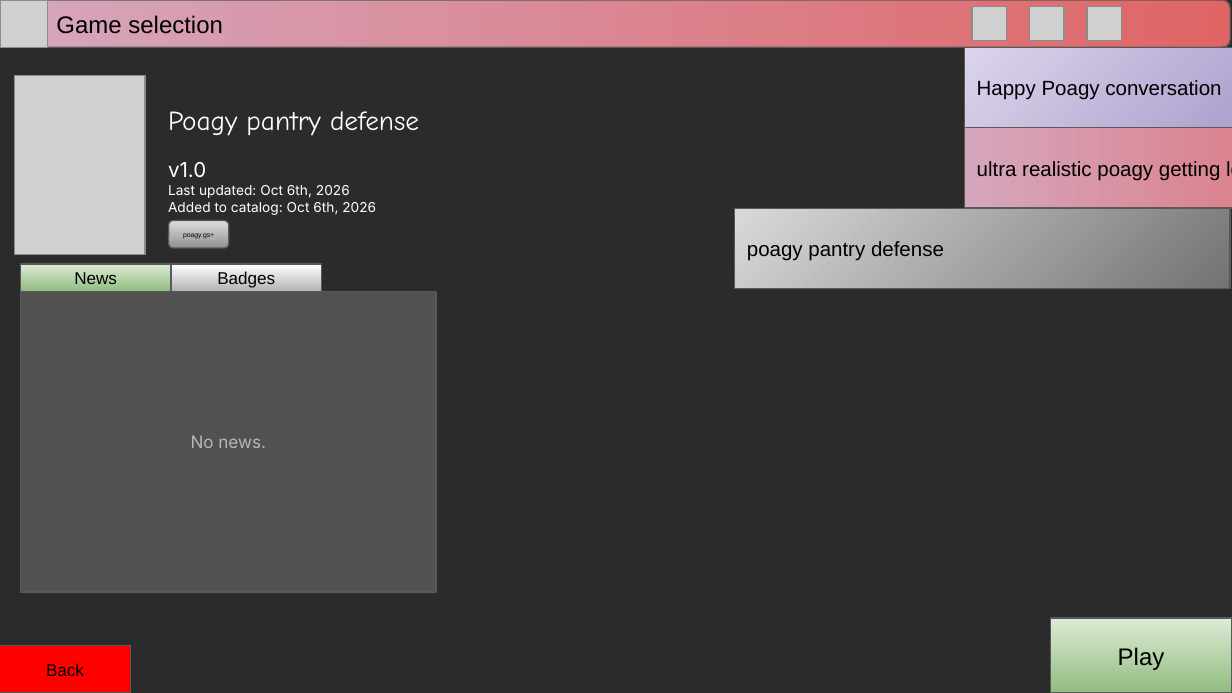
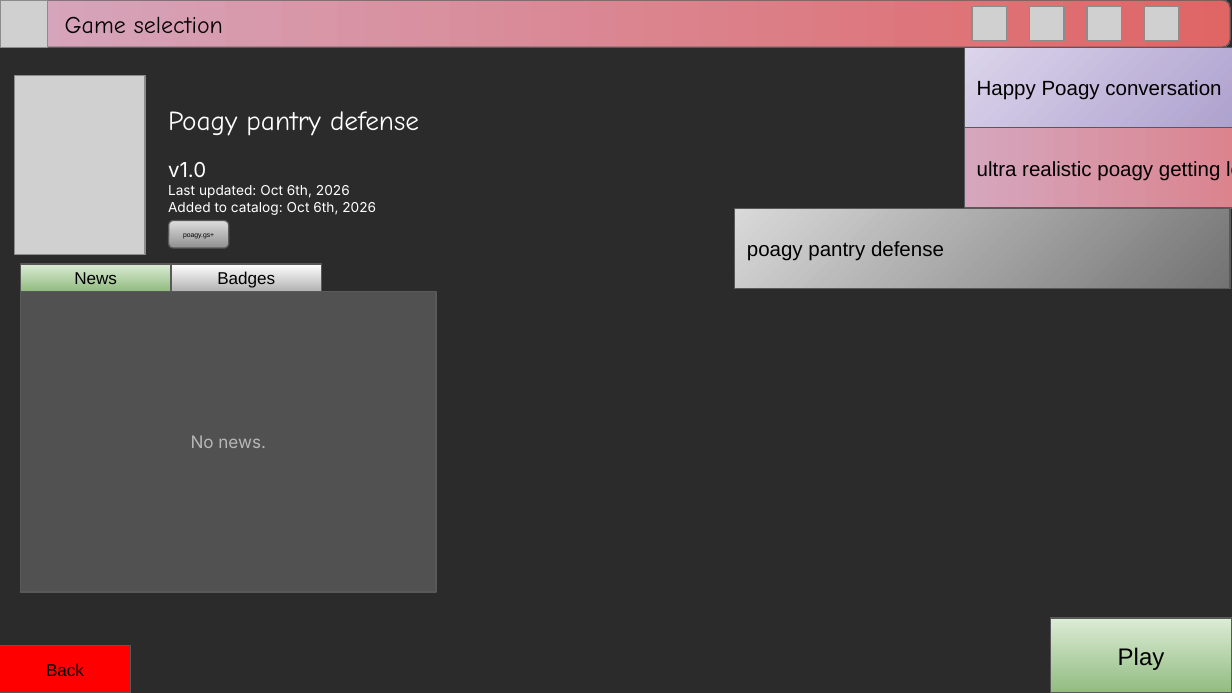
Before and after one commit to RitPigDev/poagy.gs-plus, a slide deck: slide 6 of poagy.gs+.pptx. Drawn at 1232x693 pixels with LibreOffice and Linux fonts; fonts in the diff are those of the drawing; grey boxes stand for pictures; background and template pictures are left out; a plain dark background stands for a picture behind light text. Boxes give left, top, right and bottom in pixels: in the first picture for what was removed or moved away, otherwise in the second. Text is boxed around its words. In the diff, an @@ line names an element or a change of style, - is before the commit and + after.

```diff
--- a/poagy.gs+.pptx
+++ b/poagy.gs+.pptx
@@ rounded rectangle "Game selection" at [1,0,1230,47]: font Arial to Comic Neue @@
@@ picture added at [1145,6,1179,41] @@
```
Also in this commit, not shown: 11 other slides changed, 2 slides added, 1 slide removed.
